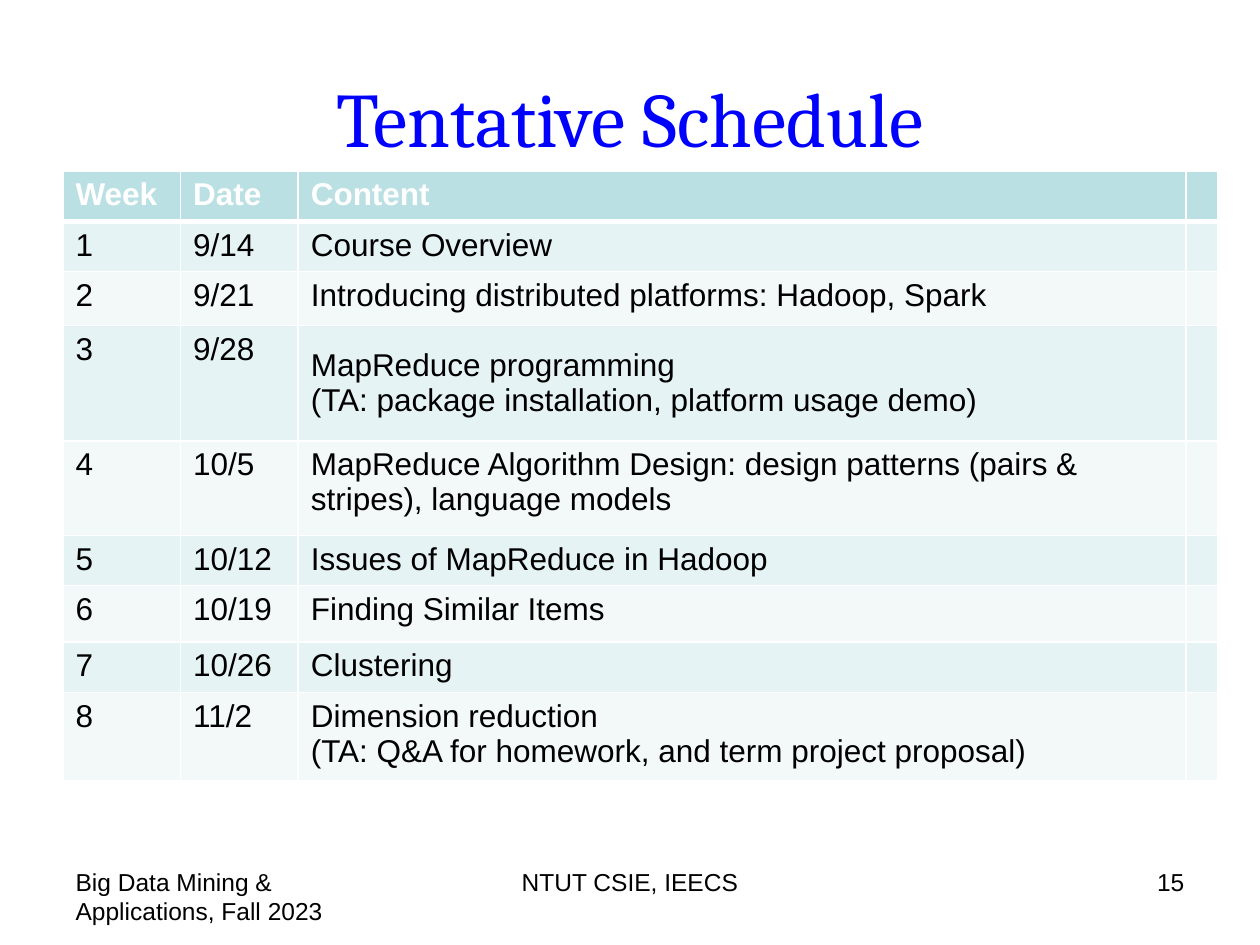
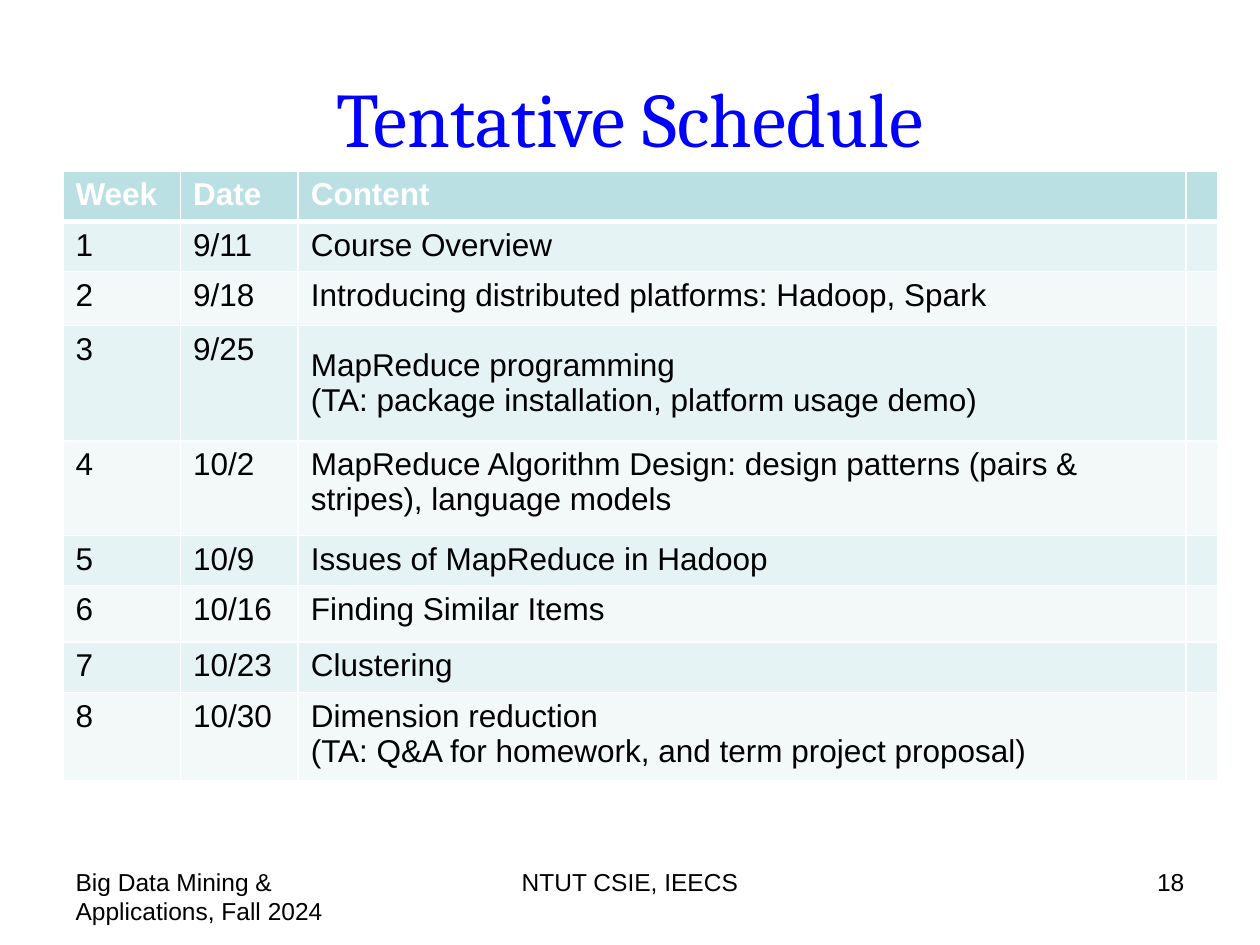
Before and after one commit to chriswjh/chriswjh.github.io, a slide deck: slide 18 of BDM/00-overview.pptx (slide 15 before the commit). Drawn at 1260x945 pixels with LibreOffice and Linux fonts; fonts in the diff are those of the drawing. Boxes give left, top, right and bottom in pixels: in the first picture for what was removed or moved away, otherwise in the second. Text is boxed around its words. In the diff, an @@ line names an element or a change of style, - is before the commit and + after.

```diff
--- a/BDM/00-overview.pptx
+++ b/BDM/00-overview.pptx
@@ table at bbox=[63, 171, 1216, 781] @@
-row 2, column 2: 9/14
+row 2, column 2: 9/11
-row 3, column 2: 9/21
+row 3, column 2: 9/18
-row 4, column 2: 9/28
+row 4, column 2: 9/25
-row 5, column 2: 10/5
+row 5, column 2: 10/2
-row 6, column 2: 10/12
+row 6, column 2: 10/9
-row 7, column 2: 10/19
+row 7, column 2: 10/16
-row 8, column 2: 10/26
+row 8, column 2: 10/23
-row 9, column 2: 11/2
+row 9, column 2: 10/30
@@ text at bbox=[76, 873, 323, 925]: text changed @@
-Big Data Mining & Applications, Fall 2023
+Big Data Mining & Applications, Fall 2024
@@ page number at bbox=[1157, 874, 1184, 892]: text changed @@
-15
+18
```
Also in this commit, not shown: 53 other slides changed, 3 slides added.
